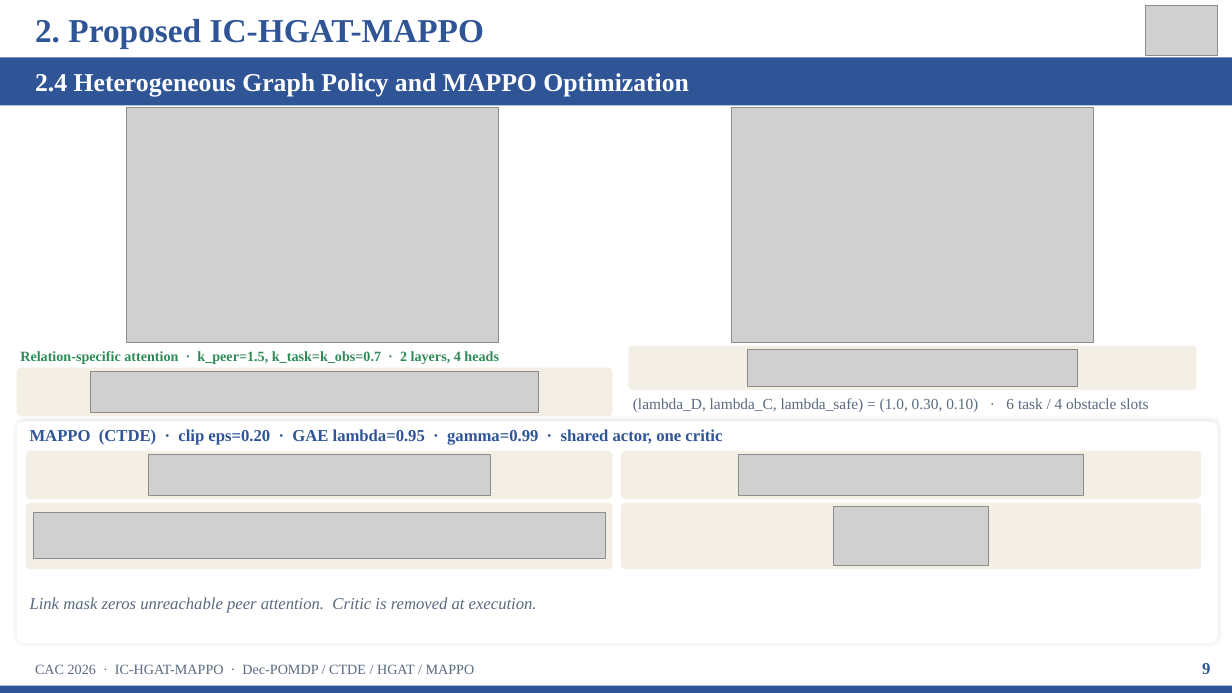
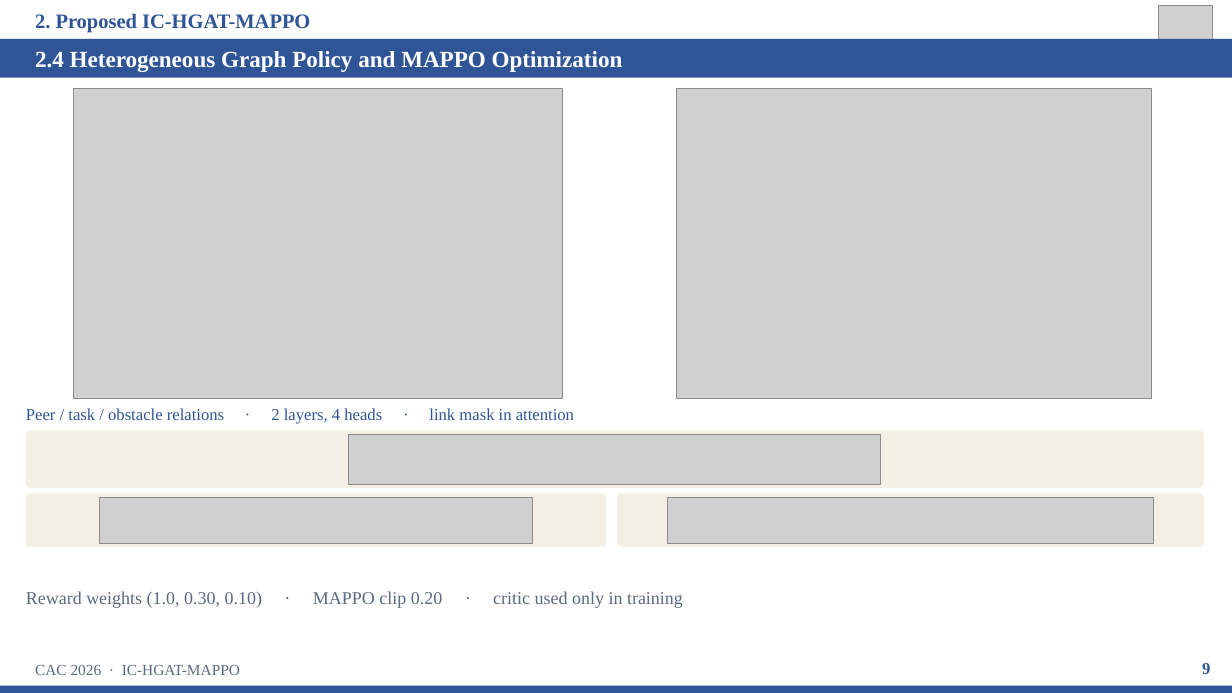
Before and after one commit to kuangyinying039/uav-swarm, a slide deck: slide 9 of presentations/IC-HGAT-MAPPO_CAC2026.pptx. Drawn at 1232x693 pixels with LibreOffice and Linux fonts; fonts in the diff are those of the drawing; grey boxes stand for pictures. Boxes give left, top, right and bottom in pixels: in the first picture for what was removed or moved away, otherwise in the second. Text is boxed around its words. In the diff, an @@ line names an element or a change of style, - is before the commit and + after.

```diff
--- a/presentations/IC-HGAT-MAPPO_CAC2026.pptx
+++ b/presentations/IC-HGAT-MAPPO_CAC2026.pptx
@@ text "2. Proposed IC-HGAT-MAPPO" at bbox=[35, 13, 310, 33]: size 26 to 16 pt @@
@@ picture: place and size @@
-picture at bbox=[1146, 6, 1218, 55]
+picture at bbox=[1159, 6, 1213, 43]
@@ rectangle: place and size @@
-rectangle at bbox=[0, 57, 1232, 105]
+rectangle at bbox=[0, 39, 1232, 78]
@@ text "2.4 Heterogeneous Graph Policy and ...": place and size @@
-text "2.4 Heterogeneous Graph Policy and ..." at bbox=[35, 73, 689, 97]
+text "2.4 Heterogeneous Graph Policy and ..." at bbox=[35, 51, 623, 72]
@@ text "2.4 Heterogeneous Graph Policy and ..." at bbox=[35, 51, 623, 72]: size 20 to 18 pt @@
@@ picture: place and size @@
-picture at bbox=[127, 107, 499, 343]
+picture at bbox=[74, 89, 563, 398]
@@ picture: place and size @@
-picture at bbox=[732, 107, 1094, 343]
+picture at bbox=[677, 89, 1153, 398]
@@ text removed at bbox=[20, 351, 499, 364] @@
-Relation-specific attention · k_peer=1.5, k_task=k_obs=0.7 · 2 layers, 4 heads
@@ rounded rectangle removed at bbox=[628, 346, 1197, 390] @@
@@ picture removed at bbox=[748, 349, 1079, 386] @@
@@ rounded rectangle removed at bbox=[17, 368, 613, 416] @@
@@ picture removed at bbox=[91, 372, 540, 412] @@
@@ text added at bbox=[26, 408, 574, 424], 13 pt, text #2F5597 @@
+Peer / task / obstacle relations · 2 layers, 4 heads · link mask in attention
@@ text removed at bbox=[633, 398, 1148, 412] @@
-(lambda_D, lambda_C, lambda_safe) = (1.0, 0.30, 0.10) · 6 task / 4 obstacle slots
@@ rounded rectangle: place and size @@
-rounded rectangle at bbox=[17, 421, 1218, 643]
+rounded rectangle at bbox=[26, 431, 1204, 488]
@@ rounded rectangle at bbox=[26, 431, 1204, 488]: fill #FFFFFF to #F4EFE4; shadow off; proportions changed @@
@@ text removed at bbox=[30, 429, 722, 445] @@
-MAPPO (CTDE) · clip eps=0.20 · GAE lambda=0.95 · gamma=0.99 · shared actor, one critic
@@ picture added at bbox=[348, 434, 881, 484] @@
@@ rounded rectangle removed at bbox=[26, 451, 613, 499] @@
@@ picture removed at bbox=[148, 455, 490, 495] @@
@@ rounded rectangle removed at bbox=[621, 451, 1202, 499] @@
@@ picture removed at bbox=[738, 455, 1083, 495] @@
@@ rounded rectangle at bbox=[26, 494, 606, 547]: proportions changed @@
@@ rounded rectangle: place and size @@
-rounded rectangle at bbox=[26, 503, 613, 569]
+rounded rectangle at bbox=[26, 494, 606, 547]
@@ picture added at bbox=[99, 497, 532, 543] @@
@@ rounded rectangle: place and size @@
-rounded rectangle at bbox=[621, 503, 1202, 569]
+rounded rectangle at bbox=[617, 494, 1204, 547]
@@ rounded rectangle at bbox=[617, 494, 1204, 547]: proportions changed @@
@@ picture added at bbox=[667, 497, 1153, 543] @@
@@ picture removed at bbox=[834, 506, 988, 566] @@
@@ picture removed at bbox=[33, 513, 605, 559] @@
@@ text added at bbox=[26, 591, 683, 608], 14 pt, text #5A6A80 @@
+Reward weights (1.0, 0.30, 0.10) · MAPPO clip 0.20 · critic used only in training
@@ text removed at bbox=[30, 597, 537, 612] @@
-Link mask zeros unreachable peer attention. Critic is removed at execution.
@@ text at bbox=[35, 665, 240, 675]: text changed; size 11 to 12 pt @@
-CAC 2026 · IC-HGAT-MAPPO · Dec-POMDP / CTDE / HGAT / MAPPO
+CAC 2026 · IC-HGAT-MAPPO
```
Also in this commit, not shown: 12 other slides changed, 16 other files.
